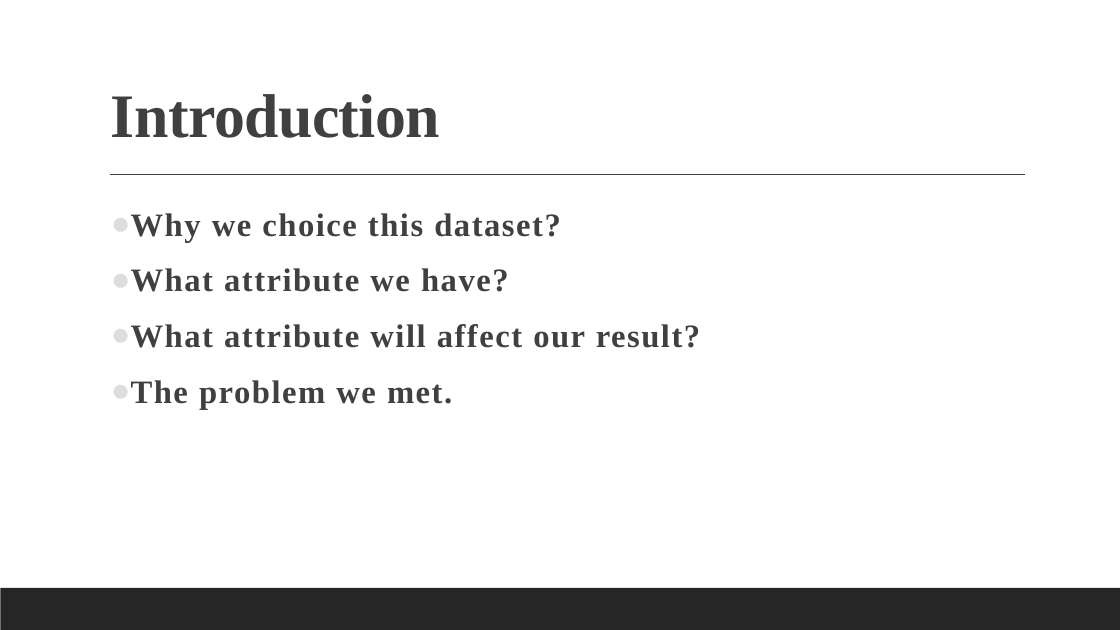
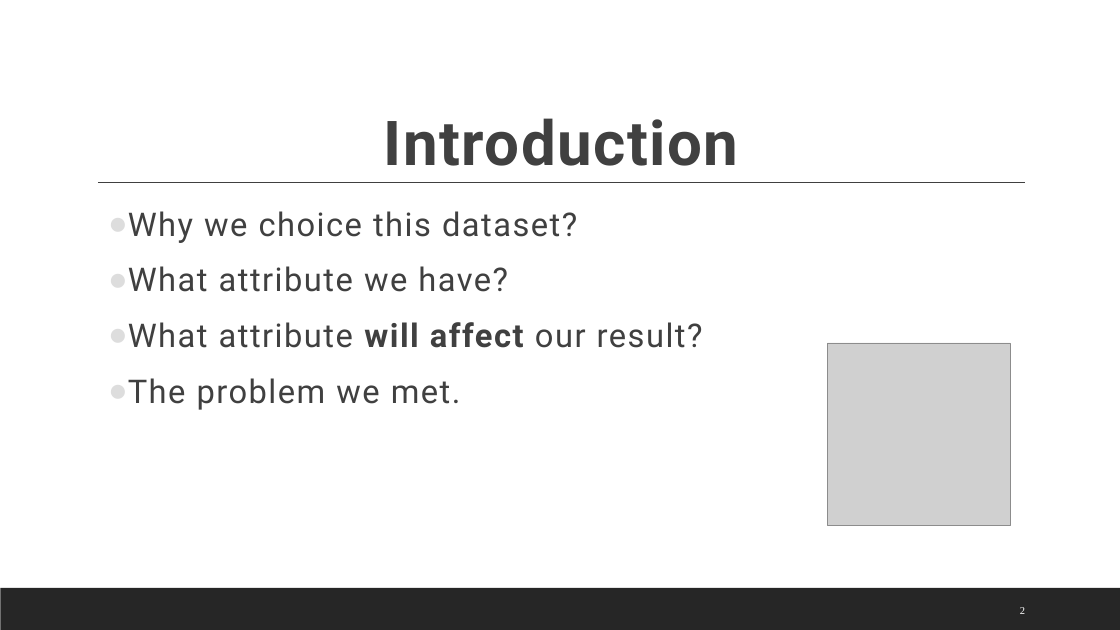
Before and after one commit to minired2154/data-mining-repo, a slide deck: slide 2 of report.pptx. Drawn at 1120x630 pixels with LibreOffice and Linux fonts; fonts in the diff are those of the drawing; grey boxes stand for pictures. Boxes give left, top, right and bottom in pixels: in the first picture for what was removed or moved away, otherwise in the second. Text is boxed around its words. In the diff, an @@ line names an element or a change of style, - is before the commit and + after.

```diff
--- a/report.pptx
+++ b/report.pptx
@@ title "Introduction": place and size @@
-title "Introduction" at [111,94,440,138]
+title "Introduction" at [384,118,739,166]
@@ title "Introduction" at [384,118,739,166]: font Times New Roman to Roboto, letter spacing -0.5 to 1.3 pt; alignment left to centre @@
@@ text "Why we choice this dataset?" at [128,211,703,410]: font Times New Roman to Roboto; bold off in "Why we choice this dataset?", "What attribute we have?", "What attribute our result?", "The problem we met." @@
@@ line moved from (110, 175) - (1026, 175) to (98, 182) - (1025, 182) @@
@@ picture added at [828,343,1010,525] @@
@@ page number added at [1020,607,1025,614], 9 pt, text #FFFFFF @@
+2
```
Also in this commit, not shown: 7 other slides changed, 4 slides added, 11 slides removed, 1 other file.
